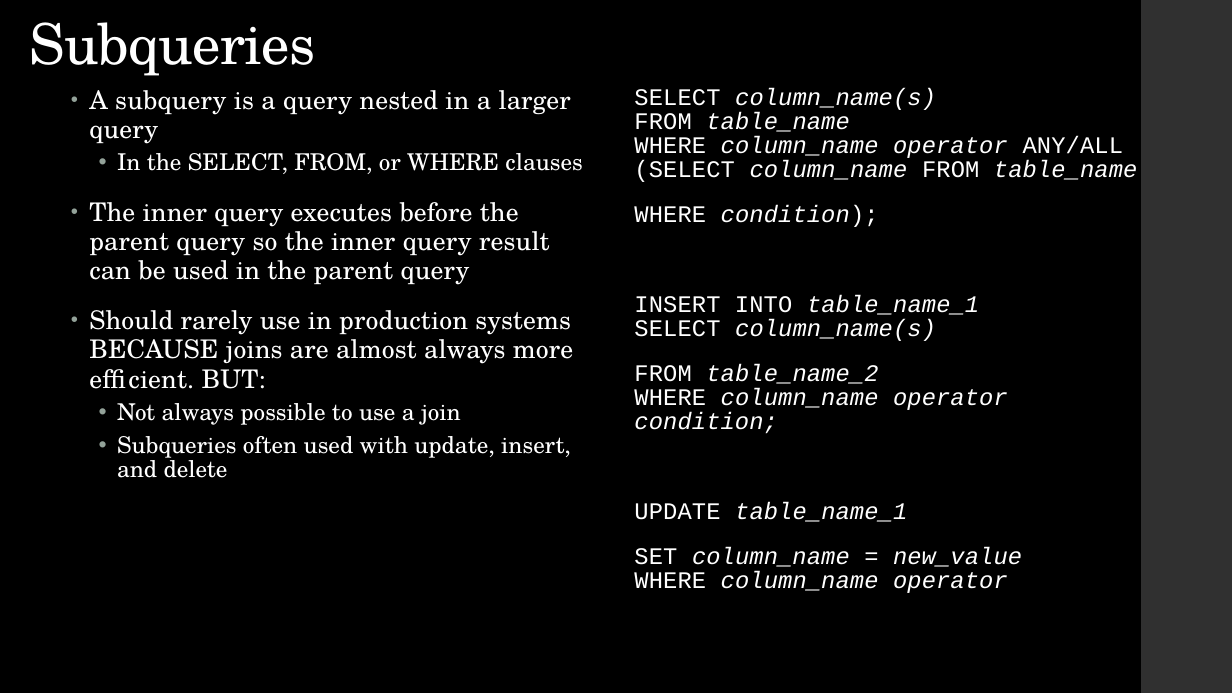
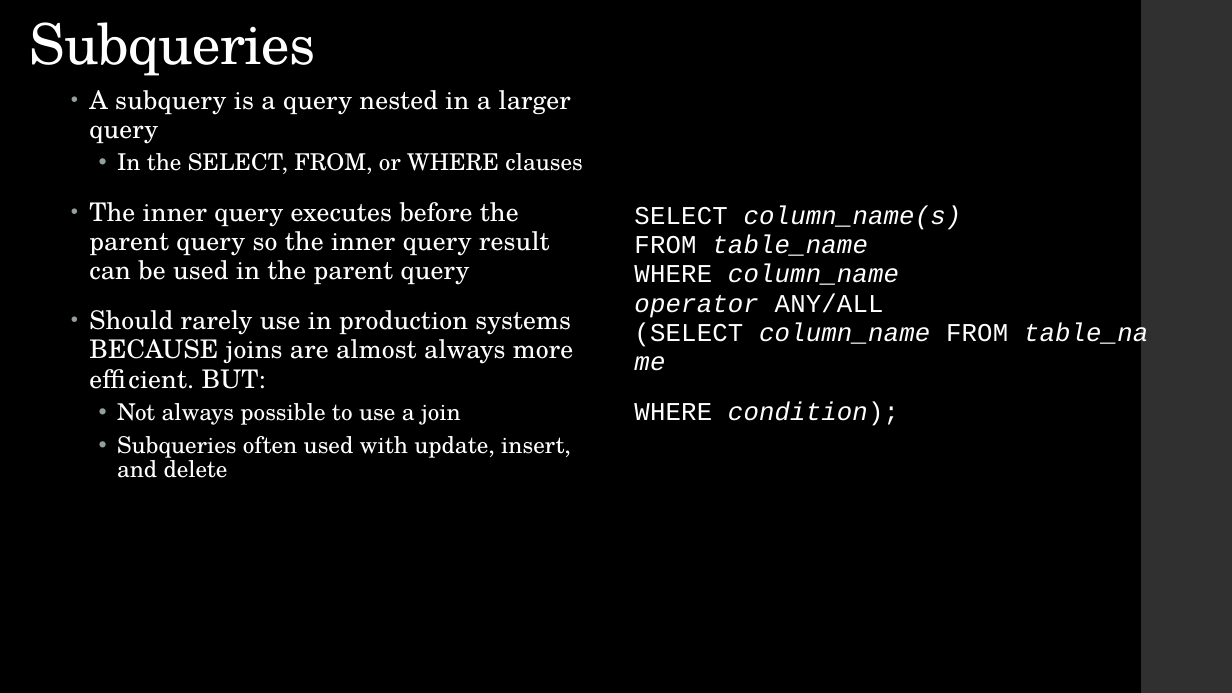
Before and after one commit to LaunchCoderGirlSTL/Data-Science-Assignments, a slide deck: slide 14 of course_material/week_07/week_07_presentation.pptx. Drawn at 1232x693 pixels with LibreOffice and Linux fonts; fonts in the diff are those of the drawing. Boxes give left, top, right and bottom in pixels: in the first picture for what was removed or moved away, otherwise in the second. Text is boxed around its words. In the diff, an @@ line names an element or a change of style, - is before the commit and + after.

```diff
--- a/course_material/week_07/week_07_presentation.pptx
+++ b/course_material/week_07/week_07_presentation.pptx
@@ text "SELECT column_name(s) FROM table_name WHERE ..." moved from (x1=634, y1=88, x2=1137, y2=593) to (x1=634, y1=205, x2=1148, y2=426) @@
@@ text at (x1=634, y1=205, x2=1148, y2=349): size 18.5 to 20 pt in "SELECT column_name(s) FROM table_name WHERE column_name oper ..."; line spacing 0.85 to 0.95 @@
@@ text at (x1=634, y1=401, x2=930, y2=426): text changed; size 18.5 to 20 pt @@
-WHERE condition);
-INSERT INTO table_name_1 SELECT column_name(s)
-FROM table_name_2
-WHERE column_name operator condition;
-UPDATE table_name_1
-SET column_name = new_value
-WHERE column_name operator (condition or subquery);
+WHERE condition);or subquery);
```
Also in this commit, not shown: 2 other slides changed, 2 other files.
